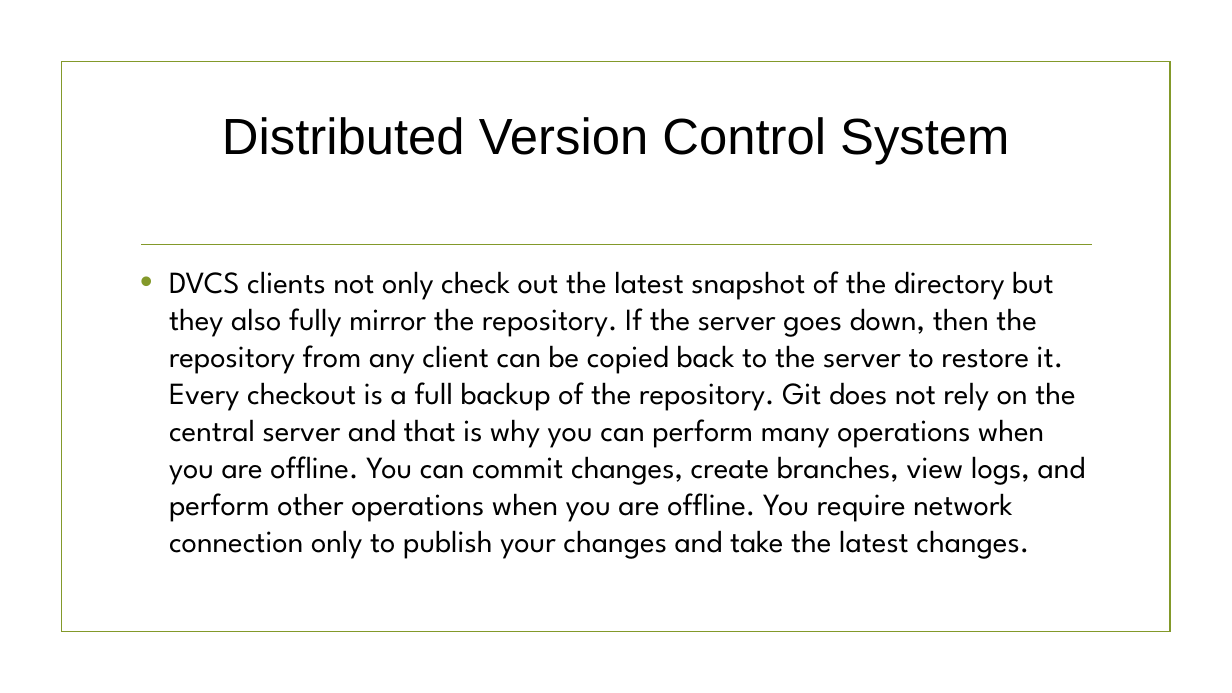
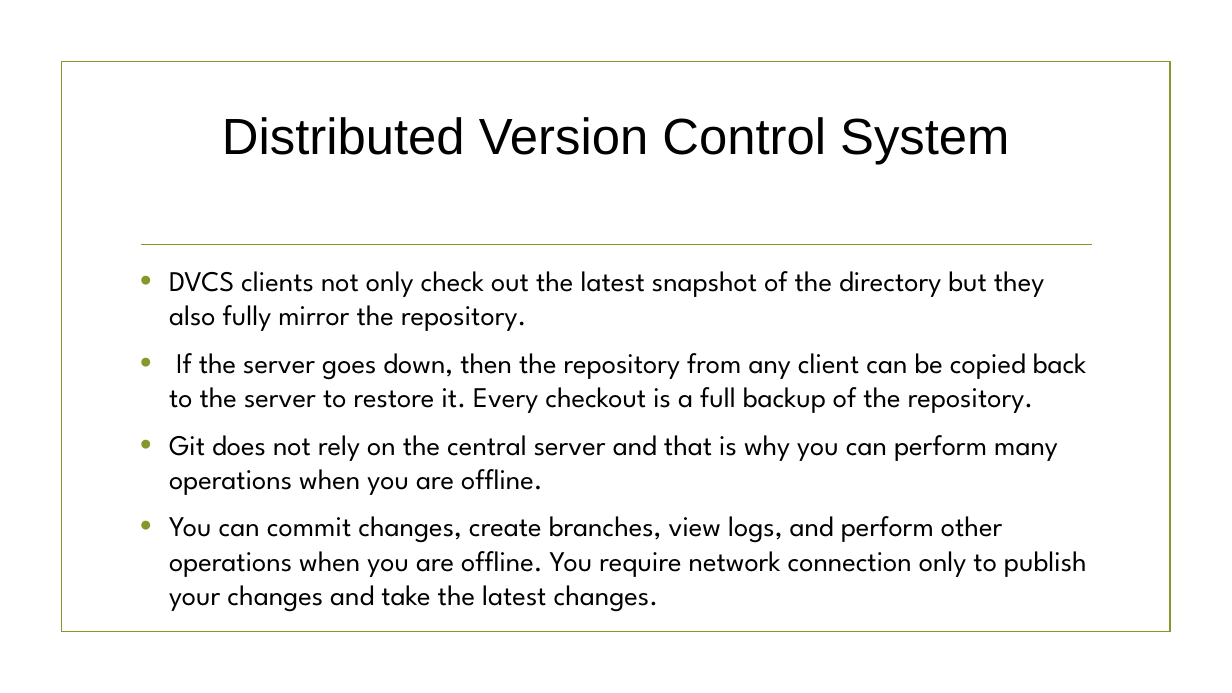
Before and after one commit to Rameshwar-Sarma/sumit, a slide deck: slide 4 of git.pptx. Drawn at 1232x693 pixels with LibreOffice and Linux fonts; fonts in the diff are those of the drawing; background and template pictures are left out. Boxes give left, top, right and bottom in pixels: in the first picture for what was removed or moved away, otherwise in the second. Text is boxed around its words. In the diff, an @@ line names an element or a change of style, - is before the commit and + after.

Commit message:
commands committed

```diff
--- a/git.pptx
+++ b/git.pptx
@@ text at (169,271,1087,612): text changed; size 24 to 22.2 pt @@
-• DVCS clients not only check out the latest snapshot of the directory but they also fully mirror the repository. If the server goes down, then the repository from any client can be copied back to the server to restore it. Every checkout is a full backup of the repository. Git does not rely on the central server and that is why you can perform many operations when you are offline. You can commit changes, create branches, view logs, and perform other operations when you are offline. You require network connection only to publish your changes and take the latest changes.
+• DVCS clients not only check out the latest snapshot of the directory but they also fully mirror the repository.
+• If the server goes down, then the repository from any client can be copied back to the server to restore it. Every checkout is a full backup of the repository.
+• Git does not rely on the central server and that is why you can perform many operations when you are offline.
+• You can commit changes, create branches, view logs, and perform other operations when you are offline. You require network connection only to publish your changes and take the latest changes.
```
Also in this commit, not shown: 4 other slides changed, 8 slides added.
